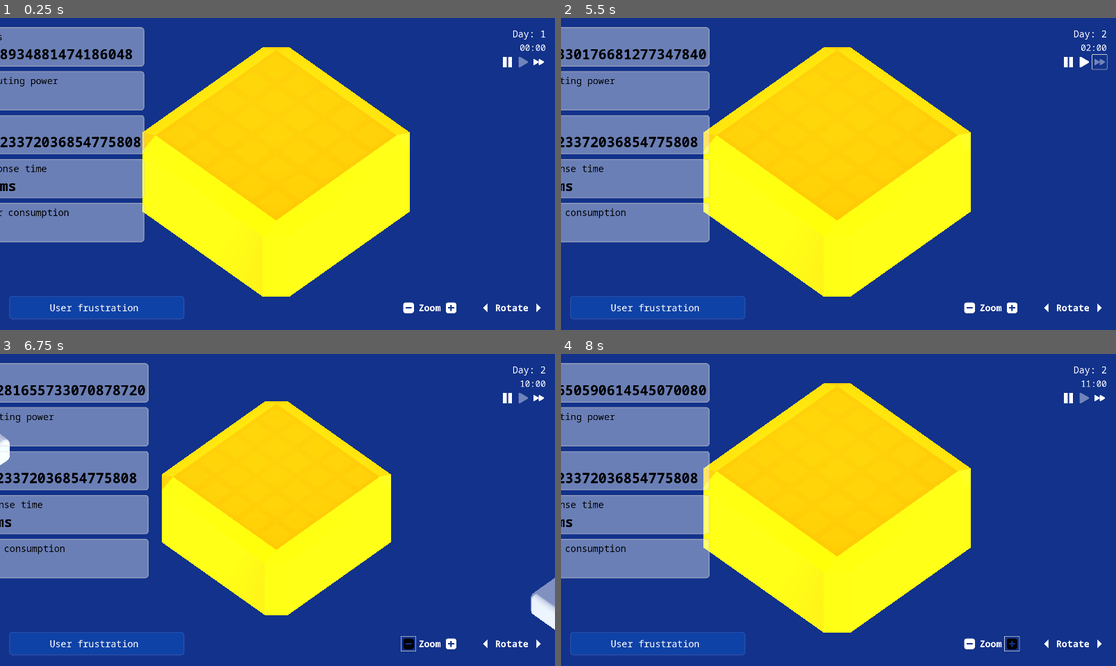
Above: before the commit, frames 1-4 (two rows, left to right).
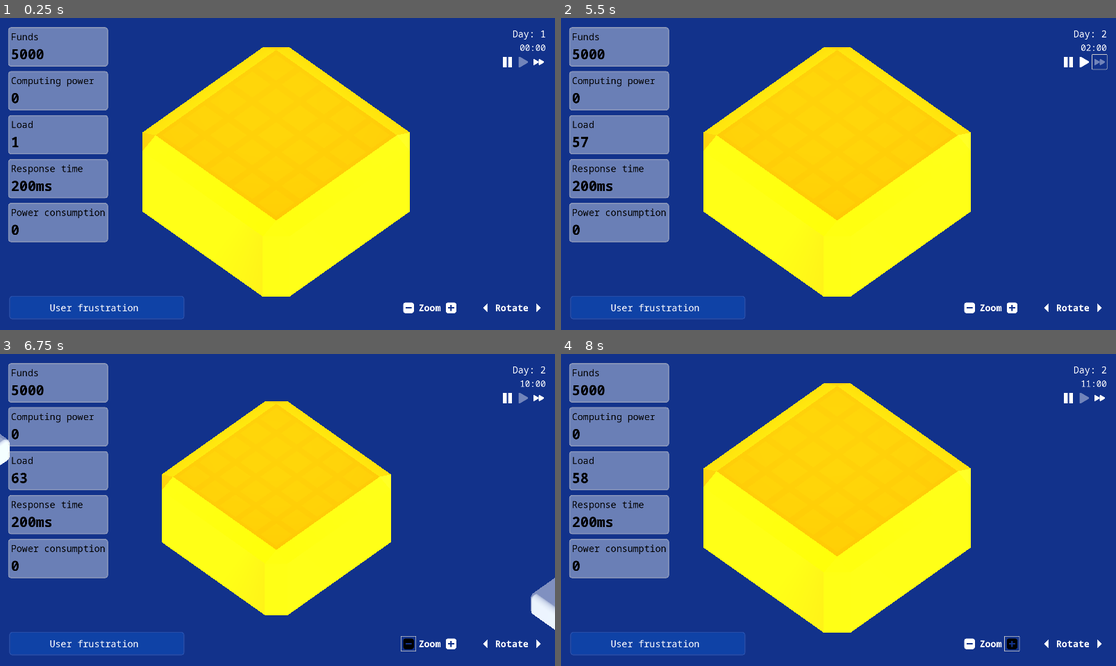
Above: after the commit, the same moments.

Repository: maroun-baydoun/will-it-scale
Game: Godot game, scene res://scenes/main.tscn
The game is run twice, just before and just after one commit, with the same random seed, the same clock (stepped at 60 frames per second) and the same inputs.
Inputs (mouse positions are in pixels of both pictures, inside the frame that each line leads up to):
- Up to frame 1 (0.25 s): no input
- Up to frame 2 (5.5 s): click (1099, 61) at 0.5 s; click (1082, 61) at 1.25 s; click (971, 308) at 2 s; click (1010, 308) at 2.75 s; click (1043, 308) at 3.5 s; click (1099, 308) at 4.25 s; click (1099, 61) at 5 s
- Up to frame 3 (6.75 s): click (521, 397) at 5.75 s; click (410, 644) at 6.5 s
- Up to frame 4 (8 s): click (1010, 644) at 7.25 s

The runs differ from the first frame. In frame 1, 6.6% of the frame differs, in the area x 0-27%, y 2-72%; in frame 2, 7.0%; in frame 3, 6.9%; in frame 4, 7.0%.

Commit message:
Add load decay

Diff:
--- a/scripts/managers/traffic-manager.gd
+++ b/scripts/managers/traffic-manager.gd
@@ -26,10 +26,11 @@
 
 func _generate_sessions(day: int) -> int:
 	var day_growth := pow(1.01, day)
-	var load_factor := log(handleable_load / 75 )
+	var load_decay :=  log(handleable_load / 300)
 
-	var rand_lower_range := -day_growth * load_factor * 0.5
-	var rand_upper_range := day_growth * load_factor * 1.1
+
+	var rand_lower_range := -day_growth * 0.5 / maxf(load_decay, 1.0)
+	var rand_upper_range := day_growth * 1.1 / maxf(load_decay, 1.0)
 
 	var rand_session_growth := random_number_generator.randf_range(rand_lower_range, rand_upper_range)
 	var new_sessions = abs(previous_sessions + rand_session_growth * 10.0 )
@@ -39,4 +40,4 @@
 	if current_load_ratio >= 1.0:
 		return new_sessions / (current_load_ratio * 1.05)
 
-	return new_sessions + log(current_load_ratio / 2) * -1
+	return new_sessions
